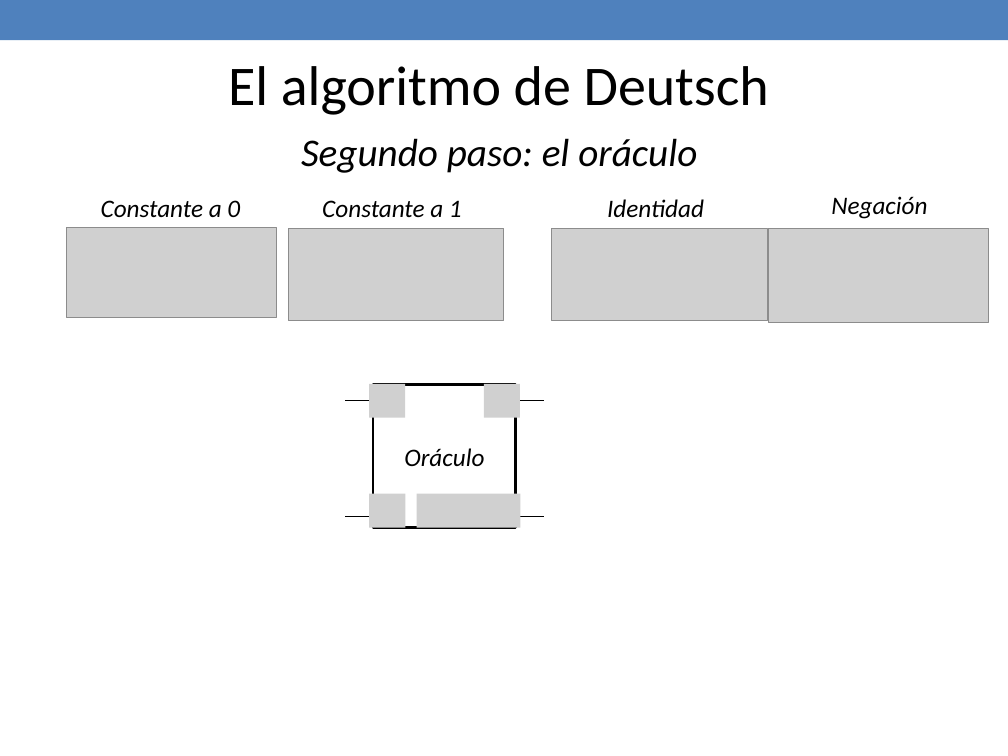
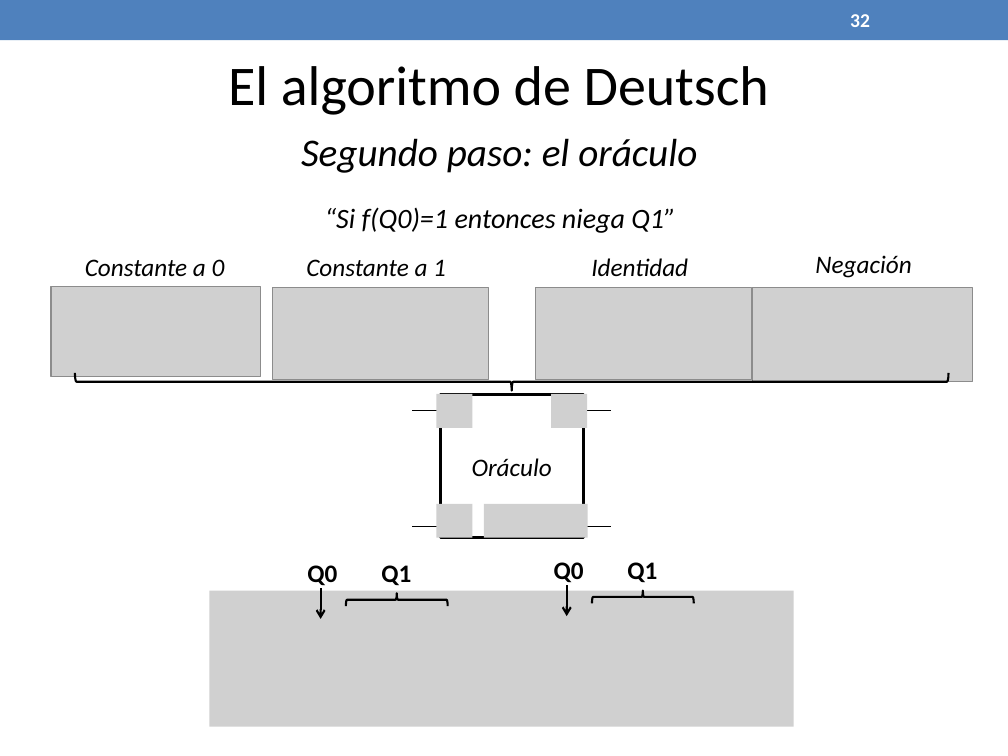
Before and after one commit to jaimecp89/qMIPS101, a slide deck: slide 32 of qMIPS/doc/Presentacion PFC.pptx (slide 36 before the commit). Drawn at 1008x756 pixels with LibreOffice and Linux fonts; fonts in the diff are those of the drawing; grey boxes stand for pictures. Boxes give left, top, right and bottom in pixels: in the first picture for what was removed or moved away, otherwise in the second. Text is boxed around its words. In the diff, an @@ line names an element or a change of style, - is before the commit and + after.

```diff
--- a/qMIPS/doc/Presentacion PFC.pptx
+++ b/qMIPS/doc/Presentacion PFC.pptx
@@ page number added at bbox=[850, 14, 870, 27], 14 pt, text #FFFFFF, bold @@
+32
@@ text added at bbox=[325, 207, 675, 233], 20 pt, text #000000, italic @@
+“Si f(Q0)=1 entonces niega Q1”
@@ 4 pictures, 4 texts: place and size @@
-4 pictures, 4 texts at bbox=[67, 196, 989, 322]
+4 pictures, 4 texts at bbox=[51, 255, 973, 381]
@@ left brace added at bbox=[75, 373, 949, 390], outline #000000 1.5 pt @@
@@ picture: place and size @@
-picture at bbox=[416, 494, 520, 528]
+picture at bbox=[484, 504, 588, 538]
@@ 3 pictures, 2 lines, 1 rectangle: place and size @@
-3 pictures, 2 lines, 1 rectangle at bbox=[346, 384, 543, 528]
+3 pictures, 2 lines, 1 rectangle at bbox=[412, 394, 611, 538]
@@ picture added at bbox=[210, 591, 794, 727] @@
@@ group added at bbox=[307, 565, 448, 619]: 2 texts, 1 arrow, 1 left brace @@
+Q0
+Q1
@@ group added at bbox=[554, 562, 694, 616]: 2 texts, 1 arrow, 1 left brace @@
+Q0
+Q1
```
Also in this commit, not shown: 34 other slides changed, 8 slides added, 1 slide removed.
